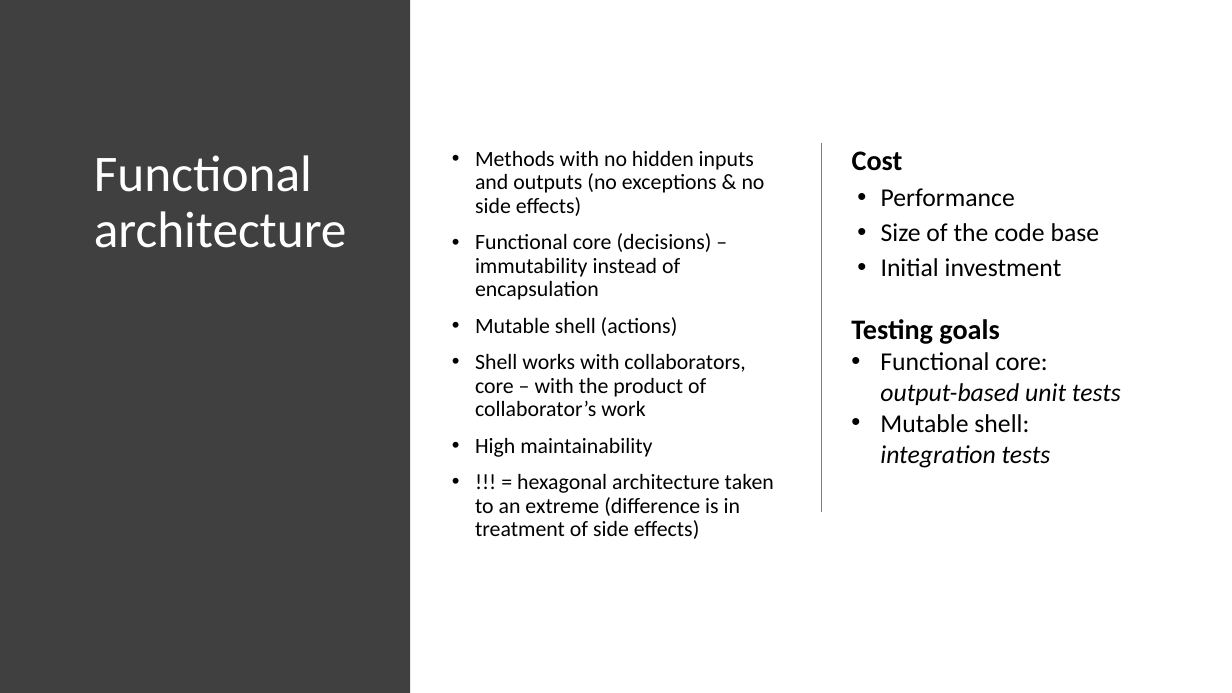
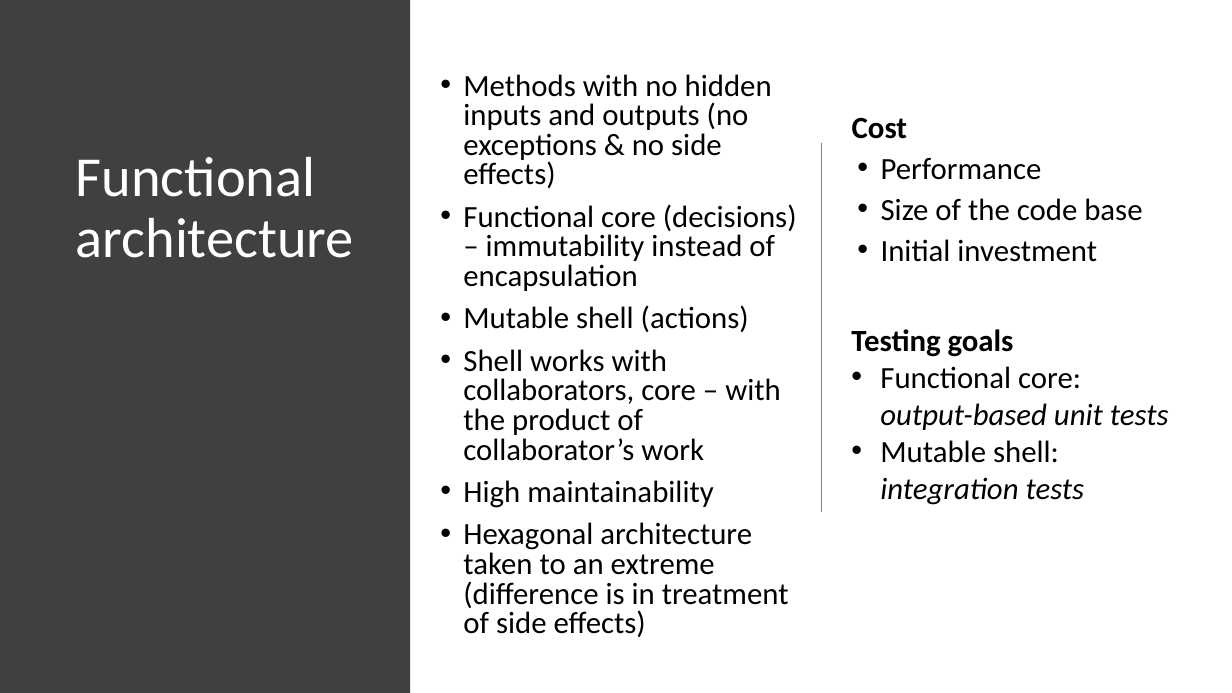
Before and after one commit to magicmanam/slides, a slide deck: slide 91 of automation-testing/unit-testing.pptx (slide 88 before the commit). Drawn at 1232x693 pixels with LibreOffice and Linux fonts; fonts in the diff are those of the drawing. Boxes give left, top, right and bottom in pixels: in the first picture for what was removed or moved away, otherwise in the second. Text is boxed around its words. In the diff, an @@ line names an element or a change of style, - is before the commit and + after.

Commit message:
Updates automated testing slides

```diff
--- a/automation-testing/unit-testing.pptx
+++ b/automation-testing/unit-testing.pptx
@@ text "Methods with no hidden inputs ..." moved from (x1=475, y1=151, x2=774, y2=539) to (x1=463, y1=74, x2=797, y2=637) @@
@@ text at (x1=463, y1=74, x2=797, y2=508): size 17 to 24 pt in "Methods with no hidden inputs and outputs ...", "Functional core (decisions) – immutability instead of ...", "Mutable shell (actions)", "Shell works with collaborators, core – with ..." and 1 more places; line spacing 0.9 to 0.8 @@
@@ text "Cost" moved from (x1=852, y1=151, x2=1100, y2=277) to (x1=852, y1=117, x2=1142, y2=262) @@
@@ text "Cost" at (x1=852, y1=117, x2=1142, y2=262): size 22 to 24 pt in "Cost"; size 20 to 24 pt @@
@@ title "Functional architecture" moved from (x1=94, y1=155, x2=347, y2=248) to (x1=76, y1=157, x2=354, y2=258) @@
@@ title "Functional architecture" at (x1=76, y1=157, x2=354, y2=258): size 40 to 44 pt @@
@@ text "Testing goals" at (x1=851, y1=329, x2=1169, y2=505): size 22 to 24 pt in "Testing goals"; size 20 to 24 pt in "Functional core: output-based unit tests", "Mutable shell: integration tests" @@
@@ text at (x1=463, y1=522, x2=789, y2=637): text changed; size 17 to 24 pt @@
-• !!! = hexagonal architecture taken to an extreme (difference is in treatment of side effects)
+• Hexagonal architecture taken to an extreme (difference is in treatment of side effects)
```
Also in this commit, not shown: 66 other slides changed, 23 slides added, 23 slides removed.
